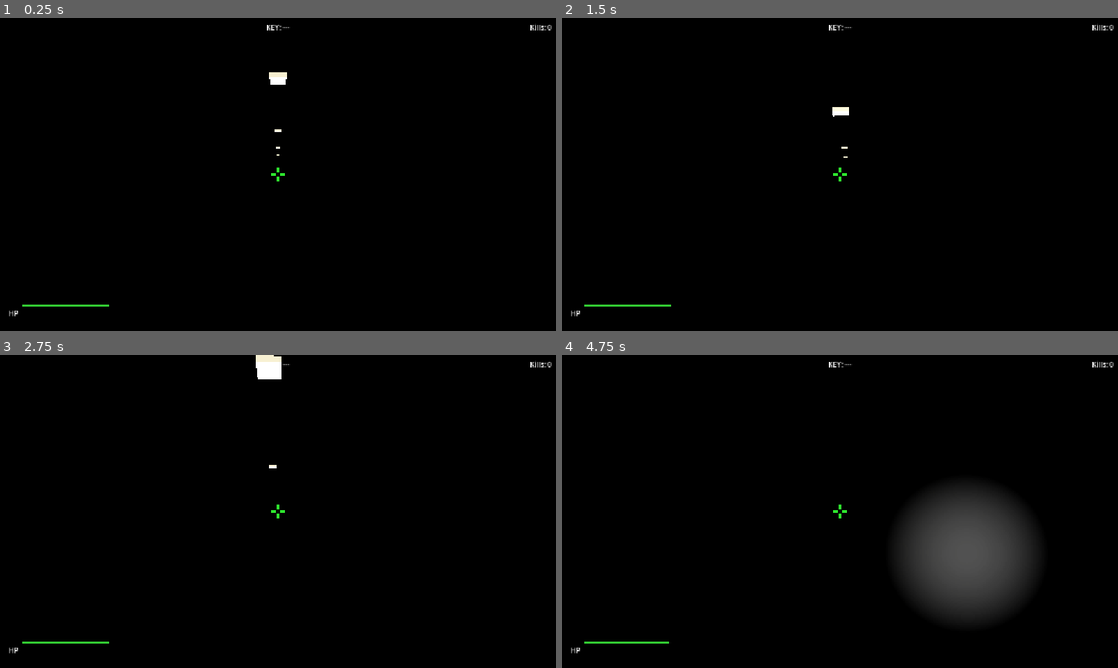
Above: before the commit, frames 1-4 (two rows, left to right).
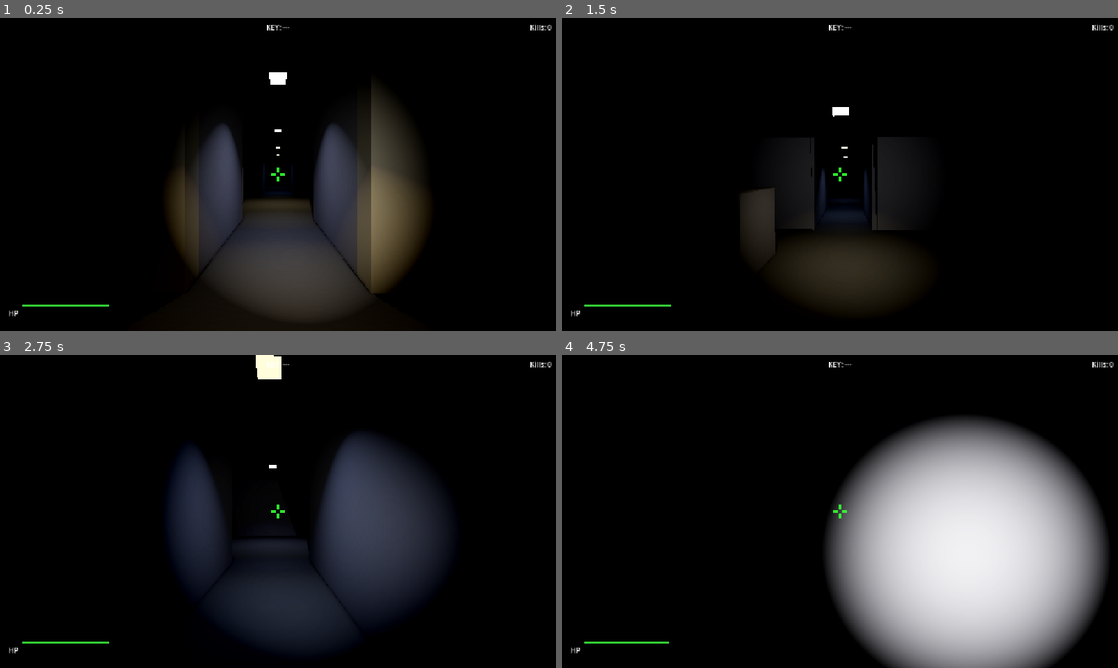
Above: after the commit, the same moments.

Repository: yarlson/hollows
Game: Godot game, scene res://scenes/levels/labyrinth.tscn
Same seed, same stepped clock (60 frames per second), same inputs: the game is played once before the commit and once after it.
Inputs (mouse positions are in pixels of both pictures, inside the frame that each line leads up to):
- Up to frame 1 (0.25 s): no input
- Up to frame 2 (1.5 s): tap Enter at 0.5 s; move the mouse to (867, 174) at 0.52 s; press the mouse at (867, 174) at 0.53 s; hold W (move_forward) from 0.53 s (still down); tap Space (jump) at 0.77 s; move the mouse to (812, 174) at 1.27 s; release the mouse at (812, 174) at 1.28 s; click (812, 174) at 1.35 s
- Up to frame 3 (2.75 s): keep holding W (move_forward); tap Space (jump) at 1.52 s; move the mouse to (289, 505) at 2.02 s; press the mouse at (289, 505) at 2.03 s
- Up to frame 4 (4.75 s): keep holding W (move_forward); move the mouse to (834, 517) at 2.77 s; release the mouse at (834, 517) at 2.78 s; click (834, 517) at 2.85 s; tap Space (jump) at 3.02, 3.77, 4.52 s; move the mouse to (878, 514) at 3.52 s; press the mouse at (878, 514) at 3.53 s; move the mouse to (795, 508) at 4.27 s; release the mouse at (795, 508) at 4.28 s; click (795, 508) at 4.35 s

The runs differ from the first frame. In frame 1, 21% of the frame differs, in the area x 30-77%, y 17-98%; in frame 2, 7.5%; in frame 3, 21%; in frame 4, 33%, in the area x 47-99%, y 19-100%.

Commit message:
Brighten labyrinth lighting by doubling all material albedo values (0.06→0.15 typical) to lift the near-black surfaces, increasing ambient light energy 0.06→0.2, reducing volumetric fog density 0.04→0.008, raising saturation 0.45→0.6, and converting all 10 OmniLight3D lamps to SpotLight3D with dramatically increased energy (0.2-0.5 → 5-8) and focused beams (8-10m range, 50-55° angles) while also upgrading player flashlight from 2.0→8.0 energy and 15m→25m range to create a more navigable dungeon where the atmospheric darkness is balanced by strong directional lighting pools that maintain mood without requiring constant player illumination

Diff:
--- a/scenes/levels/labyrinth.tscn
+++ b/scenes/levels/labyrinth.tscn
@@ -11,7 +11,7 @@
 [ext_resource type="MeshLibrary" path="res://scenes/levels/wall_library.tres" id="8_meshlib"]
 
 [sub_resource type="StandardMaterial3D" id="DoorMaterial"]
-albedo_color = Color(0.2, 0.08, 0.05, 1)
+albedo_color = Color(0.3, 0.15, 0.1, 1)
 roughness = 0.8
 
 [sub_resource type="BoxShape3D" id="DoorShape"]
@@ -29,51 +29,50 @@
 background_mode = 2
 sky = SubResource("Sky_1")
 ambient_light_source = 2
-ambient_light_color = Color(0.04, 0.04, 0.08, 1)
-ambient_light_energy = 0.06
+ambient_light_color = Color(0.06, 0.06, 0.1, 1)
+ambient_light_energy = 0.2
 tonemap_mode = 3
-tonemap_exposure = 0.85
 ssao_enabled = true
 ssao_radius = 1.5
-ssao_intensity = 2.5
+ssao_intensity = 2.0
 glow_enabled = true
-glow_intensity = 0.4
-glow_bloom = 0.15
+glow_intensity = 0.3
+glow_bloom = 0.1
 glow_blend_mode = 1
 glow_hdr_threshold = 0.8
 volumetric_fog_enabled = true
-volumetric_fog_density = 0.04
+volumetric_fog_density = 0.008
 volumetric_fog_albedo = Color(0.1, 0.1, 0.15, 1)
 volumetric_fog_emission = Color(0, 0, 0, 1)
-volumetric_fog_anisotropy = 0.5
+volumetric_fog_anisotropy = 0.6
 volumetric_fog_length = 30.0
 adjustment_enabled = true
-adjustment_brightness = 0.95
-adjustment_contrast = 1.2
-adjustment_saturation = 0.45
+adjustment_brightness = 1.0
+adjustment_contrast = 1.1
+adjustment_saturation = 0.6
 
 [sub_resource type="StandardMaterial3D" id="FloorMaterial"]
-albedo_color = Color(0.08, 0.08, 0.1, 1)
+albedo_color = Color(0.15, 0.15, 0.18, 1)
 roughness = 0.95
 
 [sub_resource type="StandardMaterial3D" id="SouthHallMaterial"]
-albedo_color = Color(0.14, 0.14, 0.18, 1)
+albedo_color = Color(0.22, 0.22, 0.28, 1)
 roughness = 0.9
 
 [sub_resource type="StandardMaterial3D" id="CombatMaterial"]
-albedo_color = Color(0.15, 0.12, 0.1, 1)
+albedo_color = Color(0.28, 0.22, 0.18, 1)
 roughness = 0.9
 
 [sub_resource type="StandardMaterial3D" id="NorthMaterial"]
-albedo_color = Color(0.1, 0.11, 0.14, 1)
+albedo_color = Color(0.2, 0.2, 0.26, 1)
 roughness = 0.9
 
 [sub_resource type="StandardMaterial3D" id="KeyRoomMaterial"]
-albedo_color = Color(0.18, 0.14, 0.08, 1)
+albedo_color = Color(0.3, 0.24, 0.15, 1)
 roughness = 0.9
 
 [sub_resource type="StandardMaterial3D" id="CeilingMaterial"]
-albedo_color = Color(0.06, 0.06, 0.08, 1)
+albedo_color = Color(0.1, 0.1, 0.13, 1)
 roughness = 0.98
 
 [sub_resource type="StandardMaterial3D" id="LampMaterial"]
@@ -189,13 +188,14 @@
 transform = Transform3D(1, 0, 0, 0, 1, 0, 0, 0, 1, 0, 3.95, 0)
 mesh = SubResource("LampMesh")
 
-[node name="Light" type="OmniLight3D" parent="Lamps/SpawnLamp"]
-transform = Transform3D(1, 0, 0, 0, 1, 0, 0, 0, 1, 0, 3.5, 0)
+[node name="Light" type="SpotLight3D" parent="Lamps/SpawnLamp"]
+transform = Transform3D(1, 0, 0, 0, 0, 1, 0, -1, 0, 0, 3.9, 0)
 light_color = Color(0.9, 0.75, 0.4, 1)
-light_energy = 0.5
-shadow_enabled = true
-omni_attenuation = 2.0
-omni_range = 5.0
+light_energy = 8.0
+shadow_enabled = true
+spot_range = 10.0
+spot_angle = 55.0
+spot_attenuation = 1.2
 
 [node name="SouthCorridorLamp" type="Node3D" parent="Lamps"]
 transform = Transform3D(1, 0, 0, 0, 1, 0, 0, 0, 1, 0, 0, 20)
@@ -204,13 +204,14 @@
 transform = Transform3D(1, 0, 0, 0, 1, 0, 0, 0, 1, 0, 3.95, 0)
 mesh = SubResource("LampMesh")
 
-[node name="Light" type="OmniLight3D" parent="Lamps/SouthCorridorLamp"]
-transform = Transform3D(1, 0, 0, 0, 1, 0, 0, 0, 1, 0, 3.5, 0)
+[node name="Light" type="SpotLight3D" parent="Lamps/SouthCorridorLamp"]
+transform = Transform3D(1, 0, 0, 0, 0, 1, 0, -1, 0, 0, 3.9, 0)
 light_color = Color(0.6, 0.65, 0.8, 1)
-light_energy = 0.25
-shadow_enabled = true
-omni_attenuation = 2.0
-omni_range = 4.0
+light_energy = 5.0
+shadow_enabled = true
+spot_range = 8.0
+spot_angle = 50.0
+spot_attenuation = 1.2
 
 [node name="SouthHallLamp" type="Node3D" parent="Lamps"]
 transform = Transform3D(1, 0, 0, 0, 1, 0, 0, 0, 1, 0, 0, 14)
@@ -219,13 +220,14 @@
 transform = Transform3D(1, 0, 0, 0, 1, 0, 0, 0, 1, 0, 3.95, 0)
 mesh = SubResource("LampMesh")
 
-[node name="Light" type="OmniLight3D" parent="Lamps/SouthHallLamp"]
-transform = Transform3D(1, 0, 0, 0, 1, 0, 0, 0, 1, 0, 3.5, 0)
+[node name="Light" type="SpotLight3D" parent="Lamps/SouthHallLamp"]
+transform = Transform3D(1, 0, 0, 0, 0, 1, 0, -1, 0, 0, 3.9, 0)
 light_color = Color(0.8, 0.7, 0.45, 1)
-light_energy = 0.4
-shadow_enabled = true
-omni_attenuation = 2.0
-omni_range = 5.0
+light_energy = 6.0
+shadow_enabled = true
+spot_range = 10.0
+spot_angle = 55.0
+spot_attenuation = 1.2
 
 [node name="CombatWestLamp" type="Node3D" parent="Lamps"]
 transform = Transform3D(1, 0, 0, 0, 1, 0, 0, 0, 1, -12, 0, 14)
@@ -234,13 +236,14 @@
 transform = Transform3D(1, 0, 0, 0, 1, 0, 0, 0, 1, 0, 3.95, 0)
 mesh = SubResource("LampMesh")
 
-[node name="Light" type="OmniLight3D" parent="Lamps/CombatWestLamp"]
-transform = Transform3D(1, 0, 0, 0, 1, 0, 0, 0, 1, 0, 3.5, 0)
+[node name="Light" type="SpotLight3D" parent="Lamps/CombatWestLamp"]
+transform = Transform3D(1, 0, 0, 0, 0, 1, 0, -1, 0, 0, 3.9, 0)
 light_color = Color(0.9, 0.4, 0.2, 1)
-light_energy = 0.35
-shadow_enabled = true
-omni_attenuation = 2.0
-omni_range = 5.0
+light_energy = 6.0
+shadow_enabled = true
+spot_range = 10.0
+spot_angle = 55.0
+spot_attenuation = 1.2
 
 [node name="CombatEastLamp" type="Node3D" parent="Lamps"]
 transform = Transform3D(1, 0, 0, 0, 1, 0, 0, 0, 1, 12, 0, 14)
@@ -249,13 +252,14 @@
 transform = Transform3D(1, 0, 0, 0, 1, 0, 0, 0, 1, 0, 3.95, 0)
 mesh = SubResource("LampMesh")
 
-[node name="Light" type="OmniLight3D" parent="Lamps/CombatEastLamp"]
-transform = Transform3D(1, 0, 0, 0, 1, 0, 0, 0, 1, 0, 3.5, 0)
+[node name="Light" type="SpotLight3D" parent="Lamps/CombatEastLamp"]
+transform = Transform3D(1, 0, 0, 0, 0, 1, 0, -1, 0, 0, 3.9, 0)
 light_color = Color(0.9, 0.4, 0.2, 1)
-light_energy = 0.35
-shadow_enabled = true
-omni_attenuation = 2.0
-omni_range = 5.0
+light_energy = 6.0
+shadow_enabled = true
+spot_range = 10.0
+spot_angle = 55.0
+spot_attenuation = 1.2
 
 [node name="NorthCorridorLamp" type="Node3D" parent="Lamps"]
 transform = Transform3D(1, 0, 0, 0, 1, 0, 0, 0, 1, 0, 0, 7)
@@ -264,13 +268,14 @@
 transform = Transform3D(1, 0, 0, 0, 1, 0, 0, 0, 1, 0, 3.95, 0)
 mesh = SubResource("LampMesh")
 
-[node name="Light" type="OmniLight3D" parent="Lamps/NorthCorridorLamp"]
-transform = Transform3D(1, 0, 0, 0, 1, 0, 0, 0, 1, 0, 3.5, 0)
+[node name="Light" type="SpotLight3D" parent="Lamps/NorthCorridorLamp"]
+transform = Transform3D(1, 0, 0, 0, 0, 1, 0, -1, 0, 0, 3.9, 0)
 light_color = Color(0.5, 0.6, 0.8, 1)
-light_energy = 0.2
-shadow_enabled = true
-omni_attenuation = 2.0
-omni_range = 4.0
+light_energy = 5.0
+shadow_enabled = true
+spot_range = 8.0
+spot_angle = 50.0
+spot_attenuation = 1.2
 
 [node name="NorthHallLamp" type="Node3D" parent="Lamps"]
 transform = Transform3D(1, 0, 0, 0, 1, 0, 0, 0, 1, 0, 0, 0)
@@ -279,13 +284,14 @@
 transform = Transform3D(1, 0, 0, 0, 1, 0, 0, 0, 1, 0, 3.95, 0)
 mesh = SubResource("LampMesh")
 
-[node name="Light" type="OmniLight3D" parent="Lamps/NorthHallLamp"]
-transform = Transform3D(1, 0, 0, 0, 1, 0, 0, 0, 1, 0, 3.5, 0)
+[node name="Light" type="SpotLight3D" parent="Lamps/NorthHallLamp"]
+transform = Transform3D(1, 0, 0, 0, 0, 1, 0, -1, 0, 0, 3.9, 0)
 light_color = Color(0.5, 0.55, 0.7, 1)
-light_energy = 0.3
-shadow_enabled = true
-omni_attenuation = 2.0
-omni_range = 5.0
+light_energy = 6.0
+shadow_enabled = true
+spot_range = 10.0
+spot_angle = 55.0
+spot_attenuation = 1.2
 
 [node name="NWCorridorLamp" type="Node3D" parent="Lamps"]
 transform = Transform3D(1, 0, 0, 0, 1, 0, 0, 0, 1, -10, 0, 1)
@@ -294,13 +300,14 @@
 transform = Transform3D(1, 0, 0, 0, 1, 0, 0, 0, 1, 0, 3.95, 0)
 mesh = SubResource("LampMesh")
 
-[node name="Light" type="OmniLight3D" parent="Lamps/NWCorridorLamp"]
-transform = Transform3D(1, 0, 0, 0, 1, 0, 0, 0, 1, 0, 3.5, 0)
+[node name="Light" type="SpotLight3D" parent="Lamps/NWCorridorLamp"]
+transform = Transform3D(1, 0, 0, 0, 0, 1, 0, -1, 0, 0, 3.9, 0)
 light_color = Color(0.7, 0.5, 0.3, 1)
-light_energy = 0.2
-shadow_enabled = true
-omni_attenuation = 2.0
-omni_range = 4.0
+light_energy = 5.0
+shadow_enabled = true
+spot_range = 8.0
+spot_angle = 50.0
+spot_attenuation = 1.2
 
 [node name="KeyRoomLamp" type="Node3D" parent="Lamps"]
 transform = Transform3D(1, 0, 0, 0, 1, 0, 0, 0, 1, 13, 0, 0)
@@ -309,13 +316,14 @@
 transform = Transform3D(1, 0, 0, 0, 1, 0, 0, 0, 1, 0, 3.95, 0)
 mesh = SubResource("LampMesh")
 
-[node name="Light" type="OmniLight3D" parent="Lamps/KeyRoomLamp"]
-transform = Transform3D(1, 0, 0, 0, 1, 0, 0, 0, 1, 0, 3.5, 0)
+[node name="Light" type="SpotLight3D" parent="Lamps/KeyRoomLamp"]
+transform = Transform3D(1, 0, 0, 0, 0, 1, 0, -1, 0, 0, 3.9, 0)
 light_color = Color(0.8, 0.65, 0.3, 1)
-light_energy = 0.4
-shadow_enabled = true
-omni_attenuation = 2.0
-omni_range = 6.0
+light_energy = 6.0
+shadow_enabled = true
+spot_range = 10.0
+spot_angle = 55.0
+spot_attenuation = 1.2
 
 [node name="ExitLamp" type="Node3D" parent="Lamps"]
 transform = Transform3D(1, 0, 0, 0, 1, 0, 0, 0, 1, -14, 0, 1)
@@ -324,13 +332,14 @@
 transform = Transform3D(1, 0, 0, 0, 1, 0, 0, 0, 1, 0, 3.95, 0)
 mesh = SubResource("ExitLampMesh")
 
-[node name="Light" type="OmniLight3D" parent="Lamps/ExitLamp"]
-transform = Transform3D(1, 0, 0, 0, 1, 0, 0, 0, 1, 0, 3.5, 0)
+[node name="Light" type="SpotLight3D" parent="Lamps/ExitLamp"]
+transform = Transform3D(1, 0, 0, 0, 0, 1, 0, -1, 0, 0, 3.9, 0)
 light_color = Color(0.3, 0.6, 0.35, 1)
-light_energy = 0.35
-shadow_enabled = true
-omni_attenuation = 2.0
-omni_range = 5.0
+light_energy = 6.0
+shadow_enabled = true
+spot_range = 10.0
+spot_angle = 55.0
+spot_attenuation = 1.2
 
 [node name="Enemies" type="Node3D" parent="."]
 
--- a/scenes/levels/wall_library.tres
+++ b/scenes/levels/wall_library.tres
@@ -2,27 +2,27 @@
 
 [sub_resource type="StandardMaterial3D" id="mat_spawn"]
 roughness = 0.9
-albedo_color = Color(0.14, 0.13, 0.12, 1)
+albedo_color = Color(0.28, 0.26, 0.24, 1)
 
 [sub_resource type="StandardMaterial3D" id="mat_south_hall"]
 roughness = 0.9
-albedo_color = Color(0.12, 0.12, 0.16, 1)
+albedo_color = Color(0.22, 0.22, 0.28, 1)
 
 [sub_resource type="StandardMaterial3D" id="mat_combat"]
 roughness = 0.9
-albedo_color = Color(0.14, 0.11, 0.09, 1)
+albedo_color = Color(0.28, 0.22, 0.18, 1)
 
 [sub_resource type="StandardMaterial3D" id="mat_north"]
 roughness = 0.9
-albedo_color = Color(0.1, 0.1, 0.14, 1)
+albedo_color = Color(0.2, 0.2, 0.26, 1)
 
 [sub_resource type="StandardMaterial3D" id="mat_key_room"]
 roughness = 0.9
-albedo_color = Color(0.16, 0.12, 0.07, 1)
+albedo_color = Color(0.3, 0.24, 0.15, 1)
 
 [sub_resource type="StandardMaterial3D" id="mat_exit"]
 roughness = 0.9
-albedo_color = Color(0.09, 0.12, 0.1, 1)
+albedo_color = Color(0.18, 0.24, 0.2, 1)
 
 [sub_resource type="BoxMesh" id="mesh_0"]
 size = Vector3(0.5, 4.0, 0.5)
--- a/scenes/player/player.tscn
+++ b/scenes/player/player.tscn
@@ -28,12 +28,11 @@
 [node name="Flashlight" type="SpotLight3D" parent="Head/Camera3D"]
 transform = Transform3D(1, 0, 0, 0, 1, 0, 0, 0, 1, 0.3, -0.1, 0)
 light_color = Color(0.85, 0.85, 0.75, 1)
-light_energy = 2.0
+light_energy = 8.0
 shadow_enabled = true
-omni_attenuation = 1.5
-spot_range = 15.0
-spot_angle = 25.0
-spot_attenuation = 1.5
+spot_range = 25.0
+spot_angle = 35.0
+spot_attenuation = 1.0
 
 [node name="MuzzleFlash" type="OmniLight3D" parent="Head/Camera3D"]
 transform = Transform3D(1, 0, 0, 0, 1, 0, 0, 0, 1, 0.3, -0.2, -1.0)
